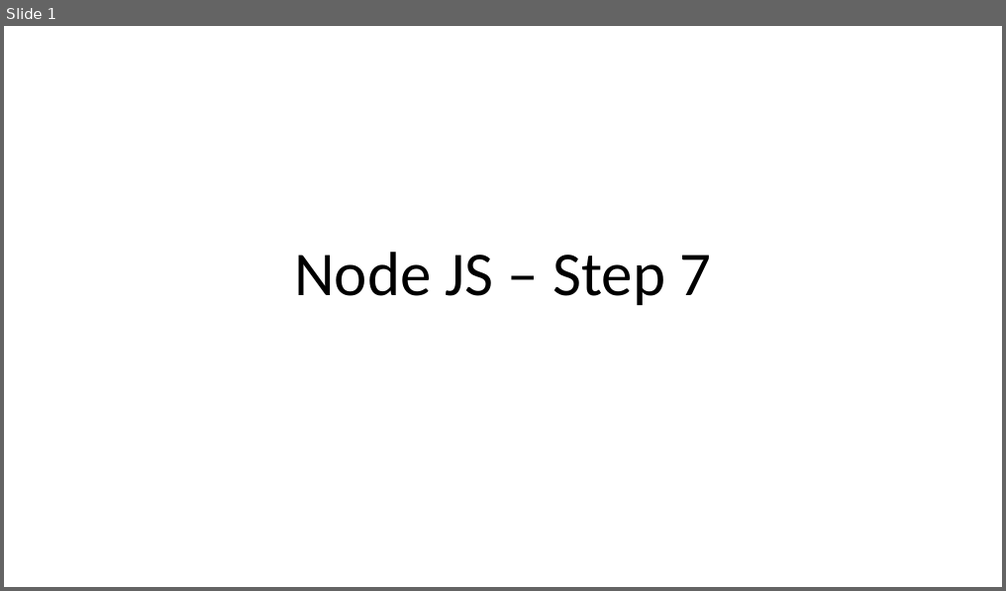
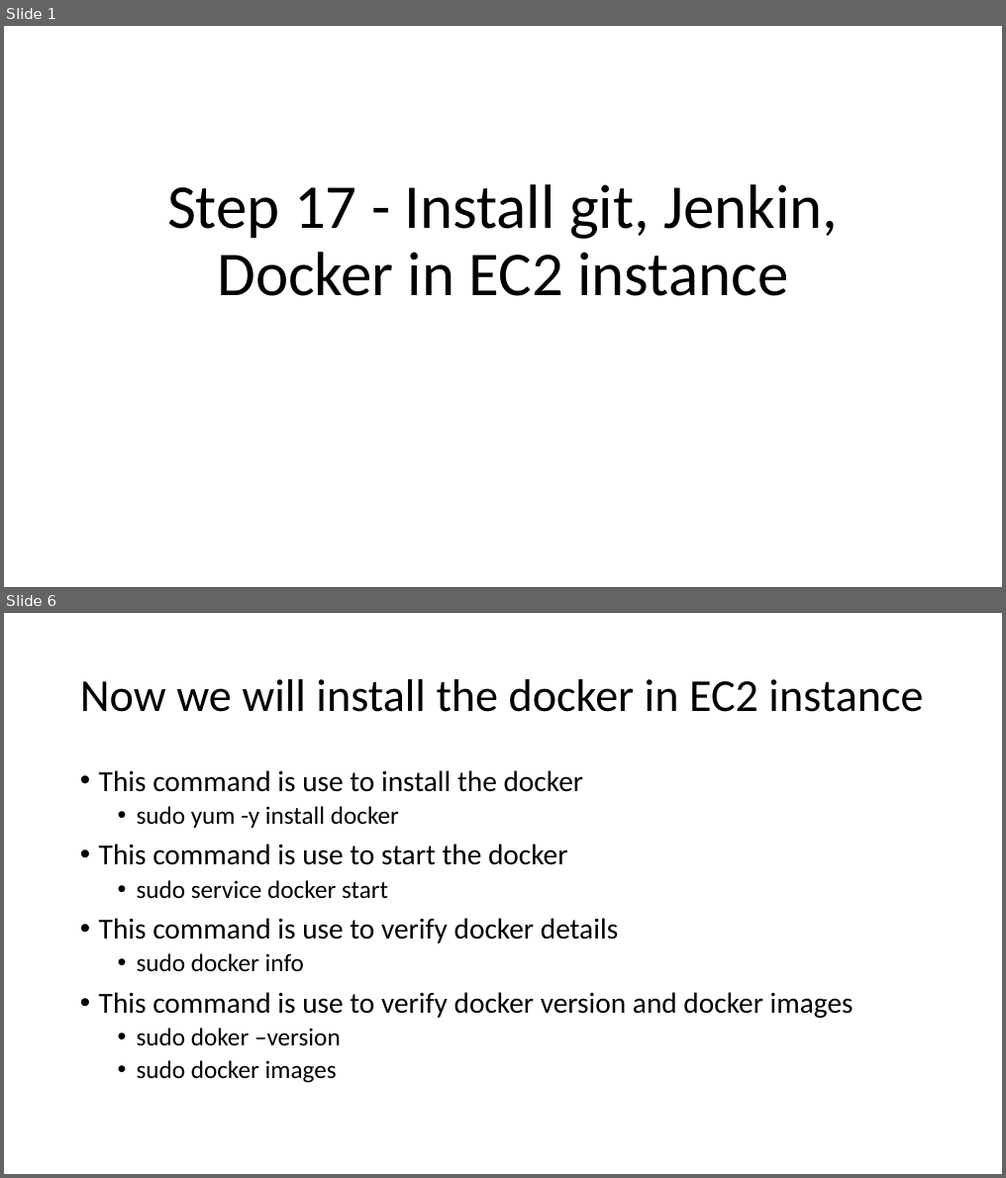
Before and after one commit to Kaleakash/mean_stack_running_capstone, a slide deck: Phase 4/Step 17 - Install git, Jenkin, Docker in EC2 instance.pptx. Shown one above the other, each under a label of ours: slide 1 before the commit, slides 1 and 6 after it; the slides between them are not shown. The pictures are 1006x591 and 1006x1178 pixels, drawn with LibreOffice and Linux fonts; fonts in the diff are those of the drawing. Boxes give left, top, right and bottom in pixels: in the first picture for what was removed or moved away, otherwise in the second. Text is boxed around its words. In the diff, an @@ line names an element or a change of style, - is before the commit and + after.

```diff
--- a/Phase 4/Step 17 - Install git, Jenkin, Docker in EC2 instance.pptx
+++ b/Phase 4/Step 17 - Install git, Jenkin, Docker in EC2 instance.pptx
@@ slide 6 added at bbox=[4, 613, 1002, 1174], background #FFFFFF @@
@@ title added at bbox=[80, 679, 923, 712], 44 pt, text #000000 @@
+Now we will install the docker in EC2 instance
@@ text added at bbox=[99, 770, 853, 1083], 28 pt, text #000000 @@
+• This command is use to install the docker
+  • sudo yum -y install docker
+• This command is use to start the docker
+  • sudo service docker start
+• This command is use to verify docker details
+  • sudo docker info
+• This command is use to verify docker version and docker images
+  • sudo doker –version
+  • sudo docker images
@@ slide 1 changed as well @@
@@ title at bbox=[167, 184, 838, 296]: text changed @@
-Node JS – Step 7
+Step 17 - Install git, Jenkin, Docker in EC2 instance
```
Also in this commit, not shown: 24 other slides added, 7 slides removed, 7 other files.
